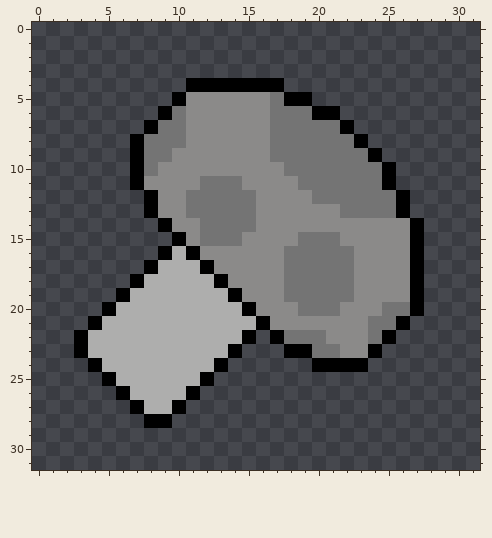
Two states of a pixel-art file, WIP/MushroomBad.aseprite. Above is the file before it was changed.
32x32 pixels, 1 frame. Colours within 5 levels of each other are drawn and written as one.
The result:
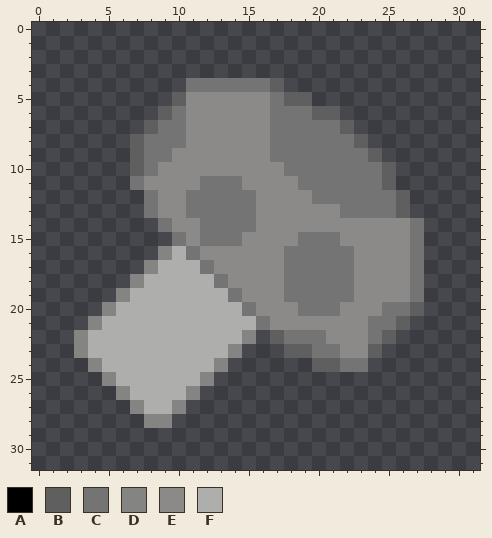
Palette (. is transparent): A #000000  B #5f5f5f  C #747474  D #848483  E #8b8a89  F #aeaead
What changed:
The edit turns colour A into colour B in row 4 at x 17; in row 5 at x 10 and 18 to 19; in row 6 at x 9 and 20 to 21; in row 7 at x 8 and 22; in row 8 at x 7 and 23; in row 9 at x 7 and 24.
The edit turns colour A into colour B in row 10 at x 7 and 25; in row 11 at x 25; in rows 12 to 13 at x 26; in row 20 at x 27; in row 21 at x 26; in row 22 at x 17 and 25.
The edit turns colour A into colour B in row 23 at x 18 to 19 and 24; in row 24 at x 20 to 21.
The edit turns colour A into colour C in row 4 at x 11 to 16; in row 11 at x 7; in rows 12 to 13 at x 8; in row 14 at x 9 and 27; in row 15 at x 10 and 27; in row 16 at x 11 and 27.
The edit turns colour A into colour C in row 17 at x 12 and 27; in row 18 at x 13 and 27; in row 19 at x 14 and 27; in row 20 at x 15; in row 21 at x 16; in row 24 at x 22 to 23.
The edit turns colour A into colour D in row 16 at x 9; in row 17 at x 8; in row 18 at x 7; in row 19 at x 6; in row 20 at x 5; in row 21 at x 4.
The edit turns colour A into colour D in row 22 at x 3 and 15; in row 23 at x 3 and 14; in row 24 at x 4 and 13; in row 25 at x 5 and 12; in row 26 at x 6 and 11; in row 27 at x 7 and 10.
The edit turns colour A into colour D in row 28 at x 8 to 9.
